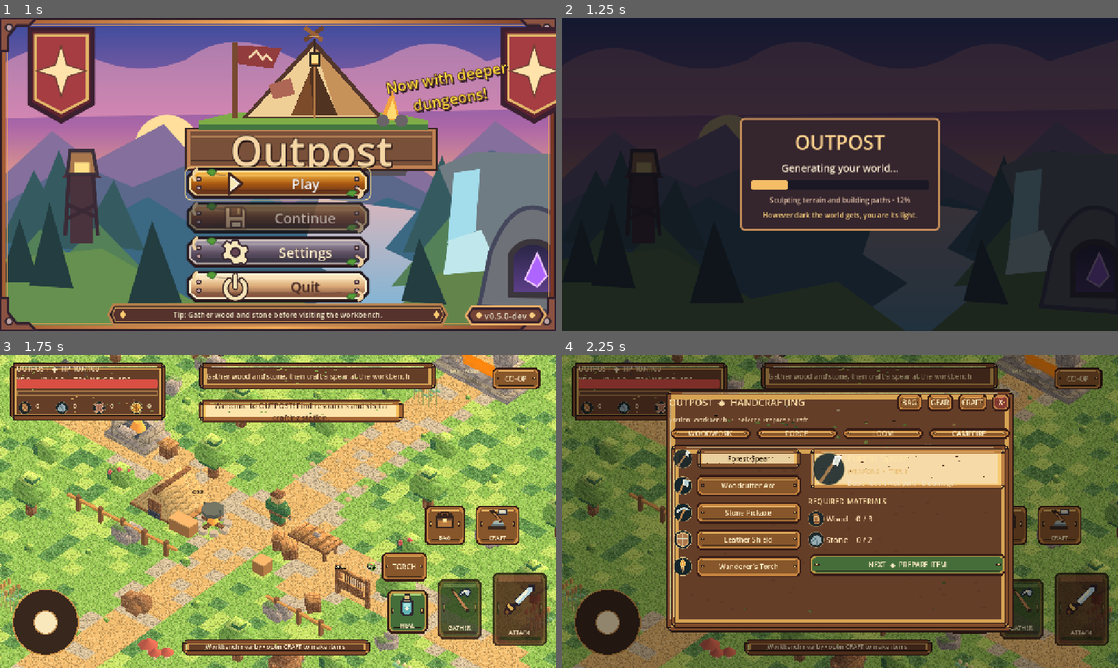
Above: before the commit, frames 1-4 (two rows, left to right).
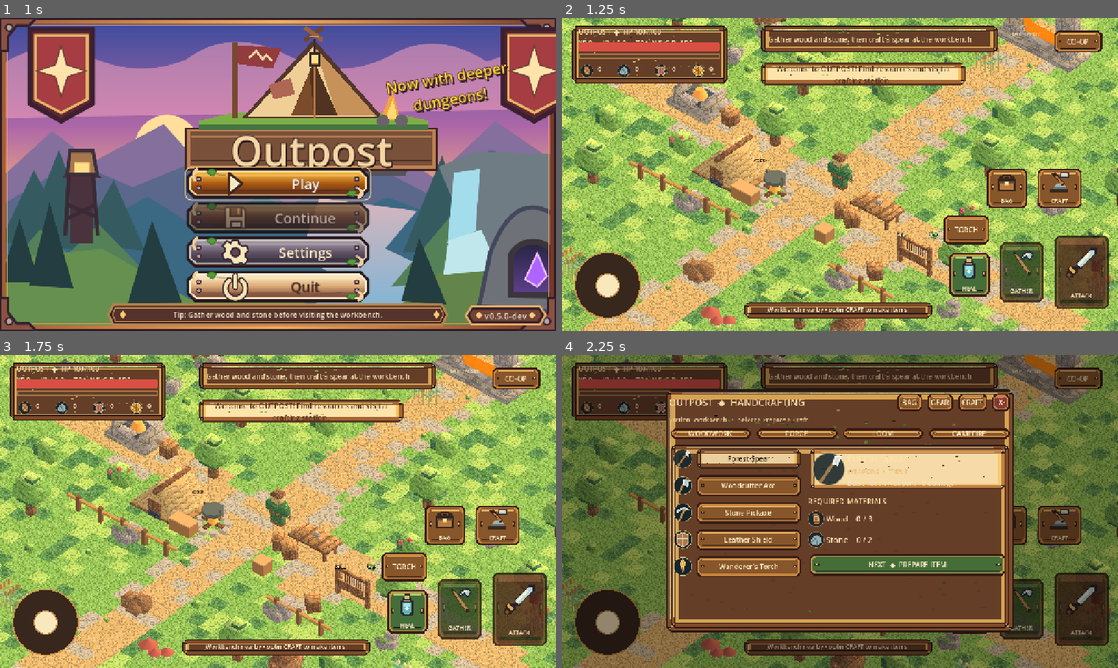
Above: after the commit, the same moments.

Repository: Smurfis/outpost-rpg
Game: Godot game, scene res://scenes/ui/company_splash.tscn
Two runs of this game, one before a commit and one after it. Both use one fixed random seed, a clock stepped at 60 frames per second and the inputs below.
Inputs (mouse positions are in pixels of both pictures, inside the frame that each line leads up to):
- Up to frame 1 (1 s): tap Enter at 0.5 s; move the mouse to (400, 158) at 0.52 s; hold D from 0.53 s (still down); tap E at 0.6 s; click (400, 158) at 0.67 s; tap Space at 0.77 s
- Up to frame 2 (1.25 s): keep holding D; tap Space at 1.07 s
- Up to frame 3 (1.75 s): release D at 1.25 s; drag from (166, 527) to (250, 574) at 1.27 s
- Up to frame 4 (2.25 s): move the mouse to (895, 442) at 2.02 s; hold D (outpost_right) from 2.03 s (still down); hold C (outpost_craft) from 2.03 s (still down)

Frame 1 is identical in both runs. In frame 2, 99% of the frame differs, in the area x 0-100%, y 0-100%; in frame 3, less than 0.1%; in frame 4, less than 0.1%.

Commit message:
fix: preserve existing immediate world initialization for isolated gameplay tests

Diff:
--- a/scripts/game.gd
+++ b/scripts/game.gd
@@ -213,7 +213,8 @@
 		var landscape = VOXEL_BIOME.new()
 		add_child(landscape)
 		# Stream the first 7x7 region across frames. Loading UI can show honest progress.
-		landscape.build(fields_biome_enabled, 64012, chunk_streaming_enabled, true)
+		var loading_entry: bool = bool(get_tree().root.get_meta("outpost_defer_world_generation", false))
+		landscape.build(fields_biome_enabled, 64012, chunk_streaming_enabled, loading_entry)
 	else:
 		block(Vector3(46, 0.98, 46), Vector3(0, -0.55, 0), Color("597a4d"))
 		_terrain_path(Vector3(-18, 0, -1), Vector3(20, 0, 2), 2.05, Color("9a8464"))
